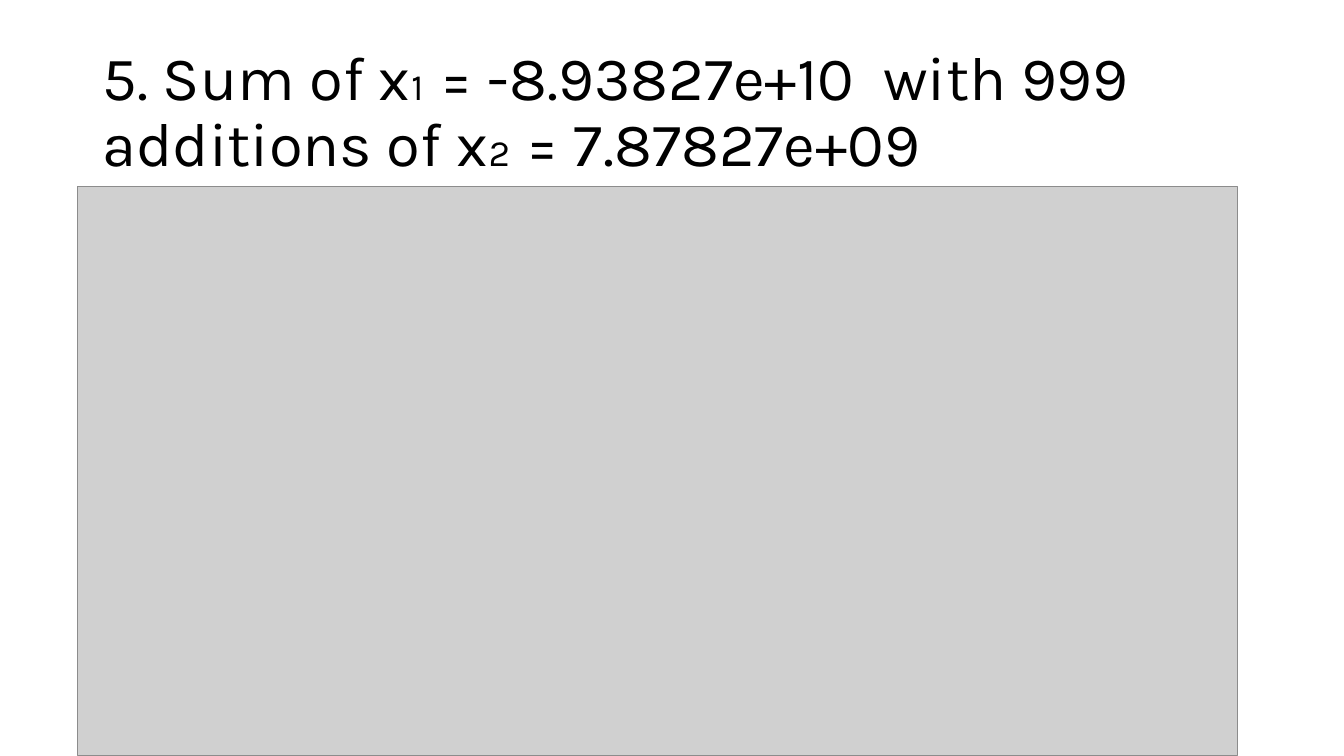
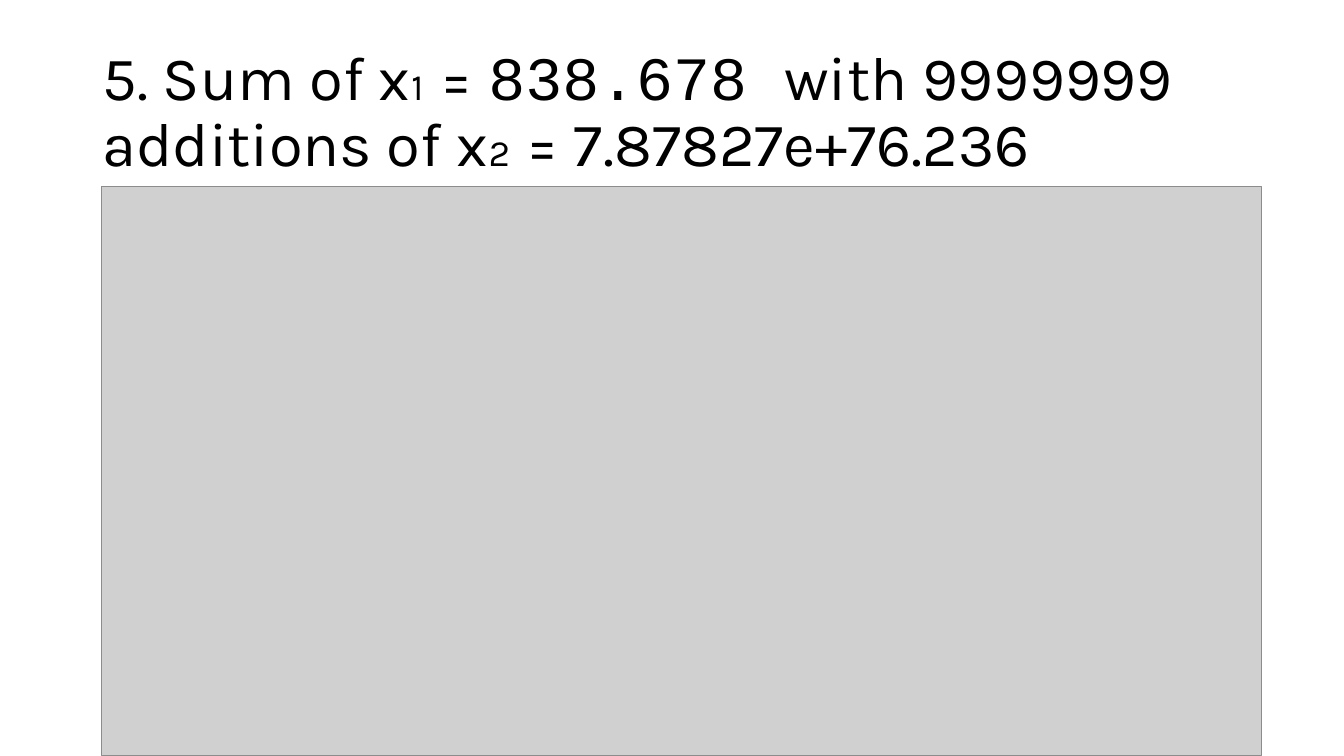
Before and after one commit to yur-spiridonov/NPAt_algorithm, a slide deck: slide 6 of presentation.pptx. Drawn at 1344x756 pixels with LibreOffice and Linux fonts; fonts in the diff are those of the drawing; grey boxes stand for pictures. Boxes give left, top, right and bottom in pixels: in the first picture for what was removed or moved away, otherwise in the second. Text is boxed around its words. In the diff, an @@ line names an element or a change of style, - is before the commit and + after.

```diff
--- a/presentation.pptx
+++ b/presentation.pptx
@@ title at [102,57,1172,167]: text changed @@
-5. Sum of x₁ = -8.93827e+10 with 999 additions of x₂ = 7.87827e+09
+5. Sum of x₁ = 838.678 with 9999999 additions of x₂ = 7.87827e+76.236
@@ picture: place and size @@
-picture at [78,187,1237,756]
+picture at [102,187,1261,756]
```
Also in this commit, not shown: 6 other slides changed, 1 slide removed.
